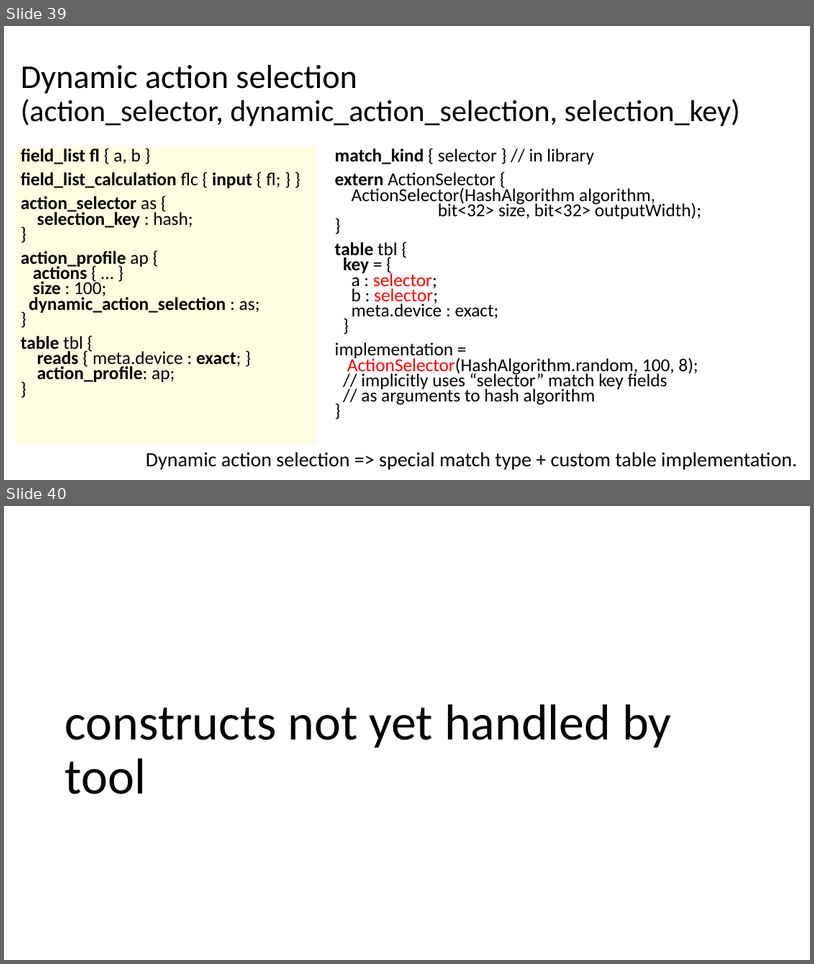
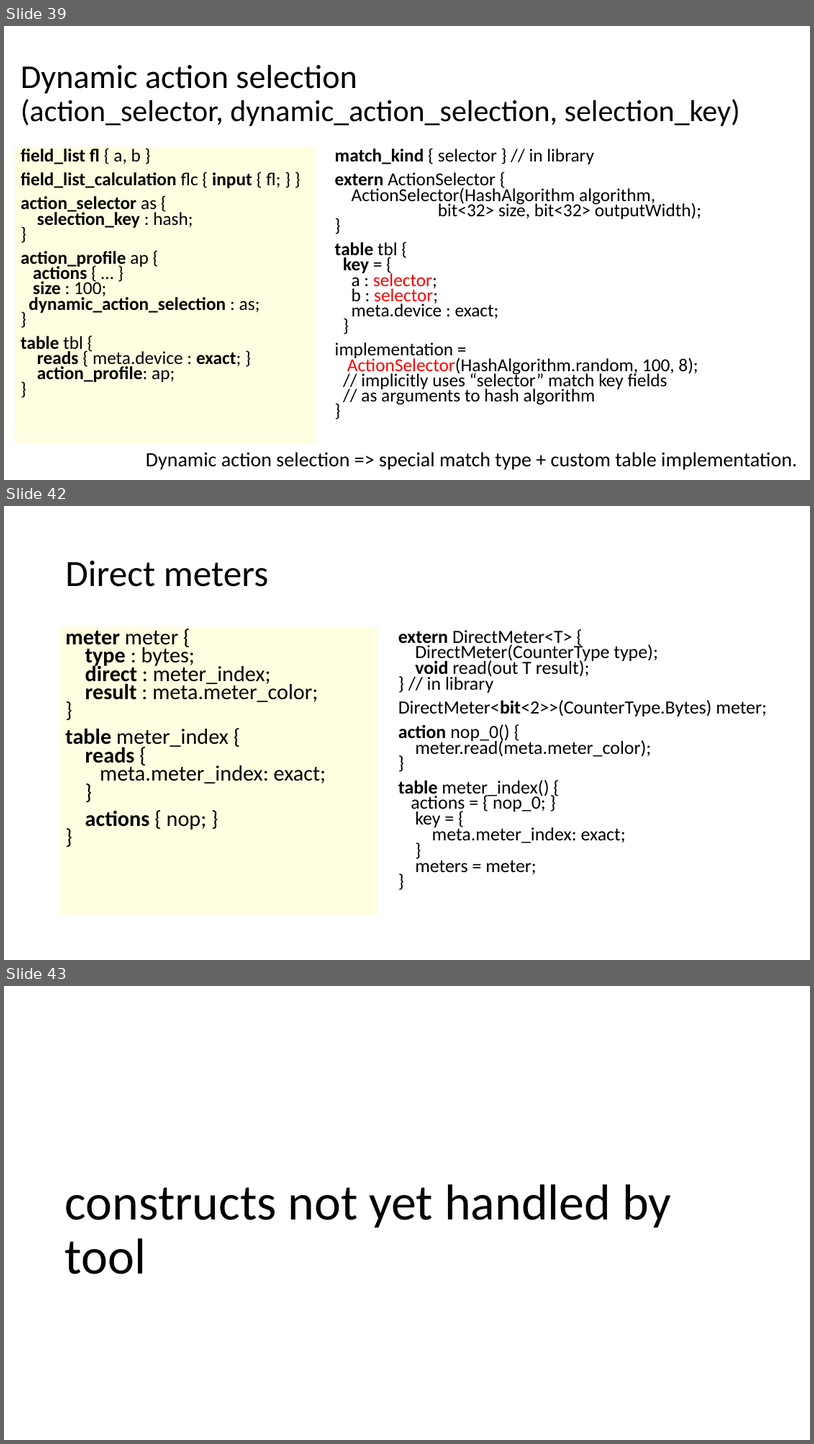
Before and after one commit to p4lang/p4c, a slide deck: docs/migration-guide.pptx. Shown one above the other, each under a label of ours: slides 39 and 40 before the commit, slides 39, 42 and 43 after it; the slides between them are not shown. The pictures are 814x964 and 814x1444 pixels, drawn with LibreOffice and Linux fonts; fonts in the diff are those of the drawing. Boxes give left, top, right and bottom in pixels: in the first picture for what was removed or moved away, otherwise in the second. Text is boxed around its words. In the diff, an @@ line names an element or a change of style, - is before the commit and + after.

```diff
--- a/docs/migration-guide.pptx
+++ b/docs/migration-guide.pptx
@@ slide 42 added at (4, 506, 810, 960), background #FFFFFF @@
@@ title added at (65, 560, 269, 587), 44 pt, text #000000 @@
+Direct meters
@@ text added at (59, 627, 378, 915), fill #FFFEE0, 25.9 pt, text #000000 @@
+meter meter {
+type : bytes;
+direct : meter_index;
+result : meta.meter_color;
+}
+table meter_index {
+reads {
+meta.meter_index: exact;
+}
+actions { nop; }
+}
@@ text added at (399, 630, 767, 874), 22.2 pt, text #000000 @@
+extern DirectMeter<T> {
+DirectMeter(CounterType type);
+void read(out T result);
+} // in library
+DirectMeter<bit<2>>(CounterType.Bytes) meter;
+action nop_0() {
+meter.read(meta.meter_color);
+}
+table meter_index() {
+actions = { nop_0; }
+key = {
+meta.meter_index: exact;
+}
+meters = meter;
+}
@@ what was slide 40 is now slide 43 @@
```
Also in this commit, not shown: 1 slide changed, 1 other slide added, 1 slide removed.
